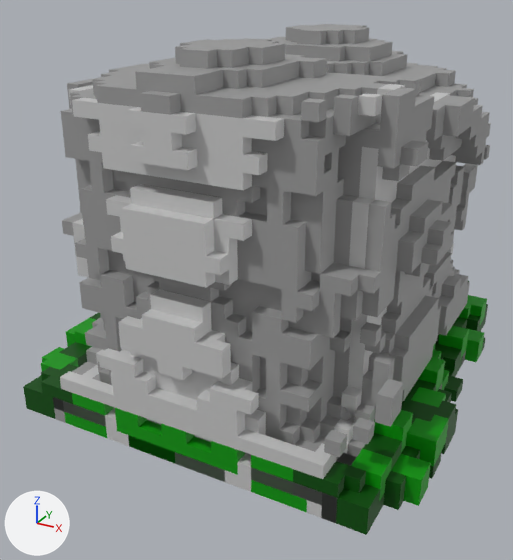
What one commit did to the glTF model assets/models/kiviaita.gltf.
One viewpoint serves both versions: a 50 mm camera at (24.2, -48.3, 31.4) aimed at (-0.8, -2.9, 8.7). Lighting does not change. The marker at lower left points along +X, +Y and +Z. Where no turn or scale is listed for an object, it has been applied to the vertices. Vertices at the same position are counted once.

The older version as bpy lines, for what is in view:
```python
me_mesh_0 = bpy.data.meshes.new('Mesh_0')
me_mesh_0.from_pydata(...)  # 6034 vertices, 12188 faces; spans x -14.0..15.0, y -16.0..16.0, z 0.0..27.0
me_mesh_0.materials.append(mat_material_1)  # picture img_image_0
me_mesh_1 = bpy.data.meshes.new('Mesh_1')
me_mesh_1.from_pydata(...)  # 1456 vertices, 2904 faces; spans x -16.0..16.0, y -16.0..16.0, z 0.0..4.0
me_mesh_1.materials.append(mat_material_1)  # picture img_image_0
ob_layer_1 = bpy.data.objects.new('Layer.1', me_mesh_0)
ob_layer_1.location = (0.0, 0.0, 0.0)
ob_layer_2 = bpy.data.objects.new('Layer.2', me_mesh_1)
ob_layer_2.location = (0.0, 0.0, 0.0)
```
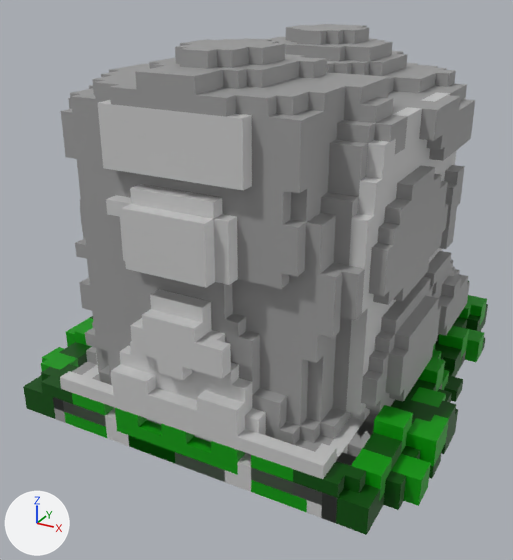
Pixel boxes [x1, y1, x2, y2] of what changed, in the pictures (513 x 560 px):
'Layer.1', reshaped: before [53, 24, 491, 523]; after [53, 24, 475, 523]
part 1 of me_mesh_0, deleted: before [324, 430, 347, 457]
part 2 of me_mesh_0, cut back: before [62, 77, 491, 444]; after [77, 83, 474, 419]

Edits to the bpy script that builds the scene:
```text
Change me_mesh_0:
    used by ob_layer_1; location = (0.0, 0.0, 0.0)
    remove me_mesh_0.from_pydata(...)  # 6034 vertices, 12188 faces; spans x -14.0..15.0, y -16.0..16.0, z 0.0..27.0
    add me_mesh_0.from_pydata(...)  # 5424 vertices, 10892 faces; spans x -14.0..15.0, y -16.0..16.0, z 0.0..27.0
    me_mesh_0 part 1: the loose piece of 8 vertices spanning x 11.0..12.0, y -16.0..-15.0, z 5.0..6.0 is deleted
    me_mesh_0 part 2: 7 vertices moved from x -11.0..13.0, y -12.0..8.0, z 12.0..21.0 to x -10.0..12.0, y -11.0..7.0, z 13.0..22.0; 672 vertices removed from x -13.0..14.0, y -16.0..13.0, z 4.0..25.0; 108 vertices added at x -12.0..12.0, y -15.0..9.0, z 4.0..24.0
```
